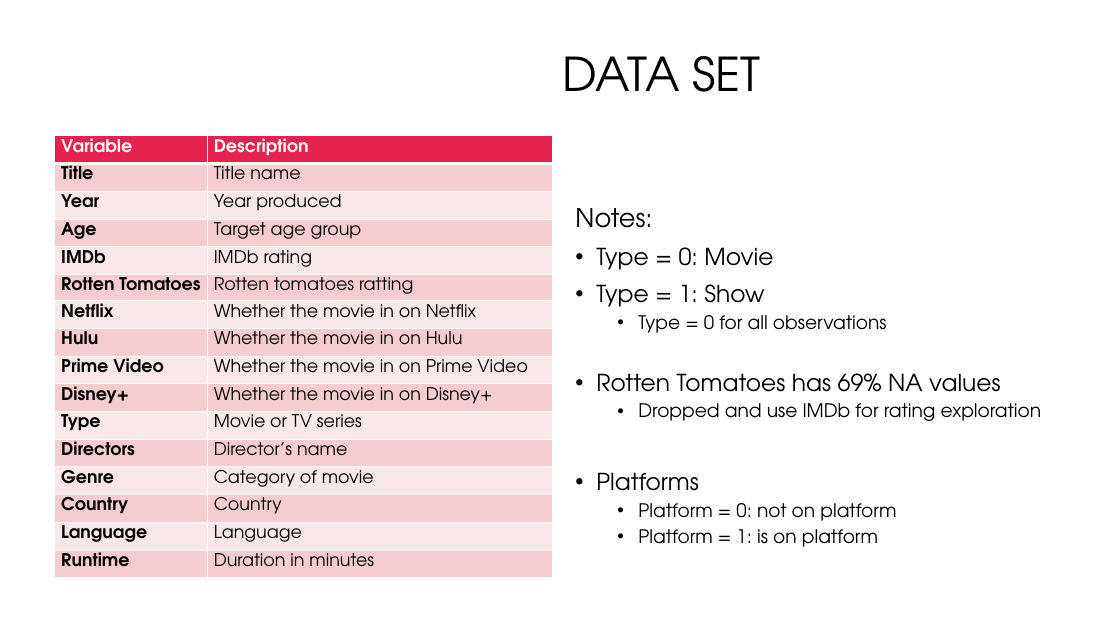
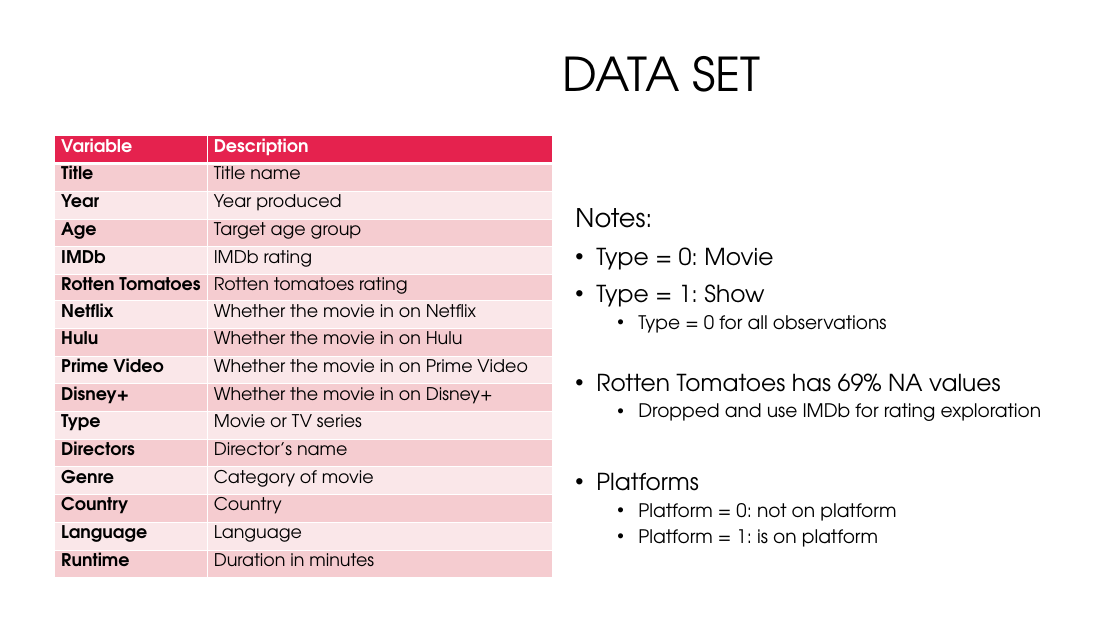
Before and after one commit to wsmith867/DS_Final_Project, a slide deck: slide 2 of presentation/Final_Presentation.pptx. Drawn at 1120x630 pixels with LibreOffice and Linux fonts; fonts in the diff are those of the drawing; background and template pictures are left out. Boxes give left, top, right and bottom in pixels: in the first picture for what was removed or moved away, otherwise in the second. Text is boxed around its words. In the diff, an @@ line names an element or a change of style, - is before the commit and + after.

Commit message:
Added presentation

```diff
--- a/presentation/Final_Presentation.pptx
+++ b/presentation/Final_Presentation.pptx
@@ table at <box>55,136,554,604</box> @@
-row 6, column 2: Rotten tomatoes ratting
+row 6, column 2: Rotten tomatoes rating
```
